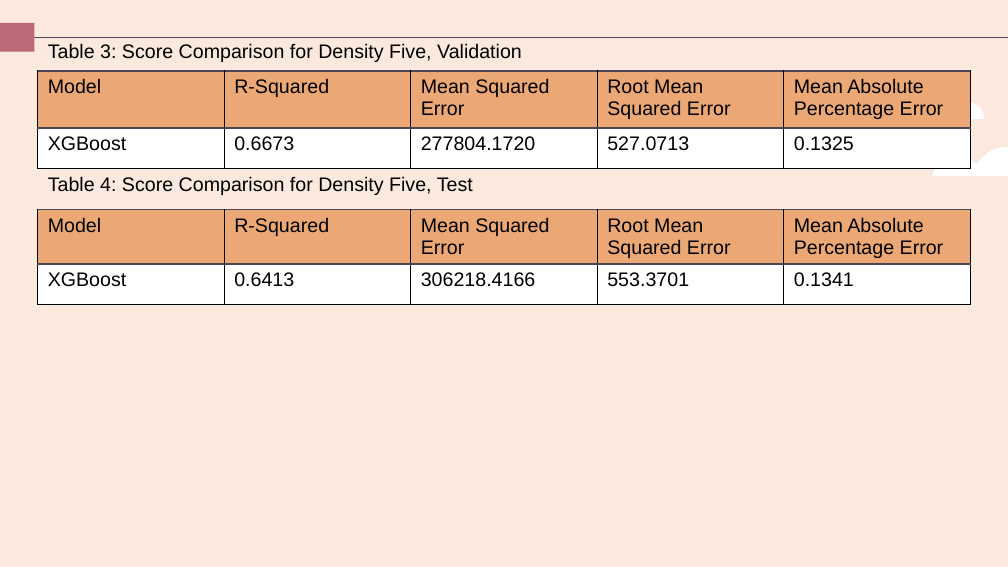
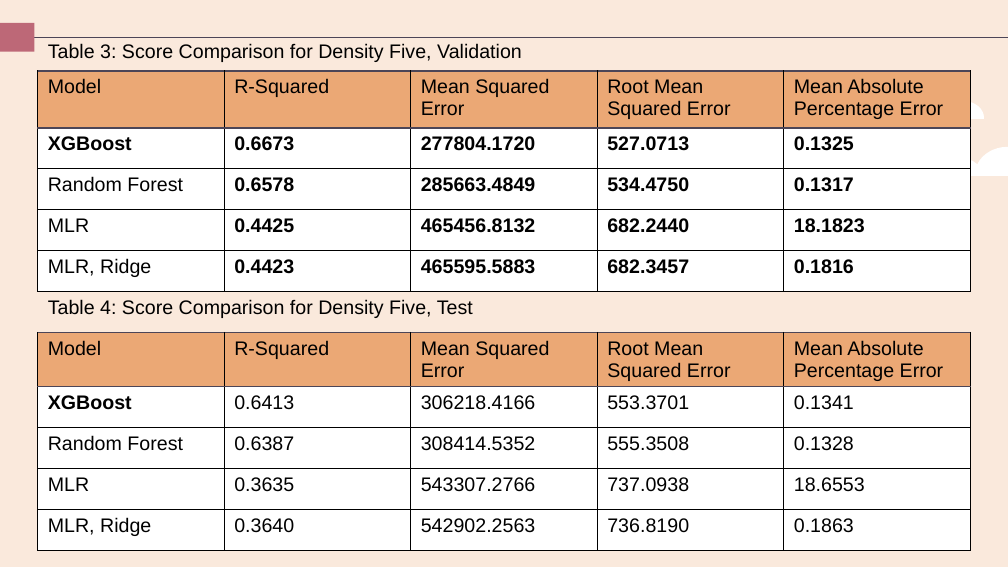
Before and after one commit to dimmediato/Haystacks_Capstone, a slide deck: slide 11 of Haystacks_Project.pptx. Drawn at 1008x567 pixels with LibreOffice and Linux fonts; fonts in the diff are those of the drawing. Boxes give left, top, right and bottom in pixels: in the first picture for what was removed or moved away, otherwise in the second. Text is boxed around its words. In the diff, an @@ line names an element or a change of style, - is before the commit and + after.

```diff
--- a/Haystacks_Project.pptx
+++ b/Haystacks_Project.pptx
@@ table at box(37, 14, 970, 292) @@
+row 4: Random Forest | 0.6578 | 285663.4849 | 534.4750 | 0.1317
+row 5: MLR | 0.4425 | 465456.8132 | 682.2440 | 18.1823
+row 6: MLR, Ridge | 0.4423 | 465595.5883 | 682.3457 | 0.1816
@@ table at box(37, 291, 970, 552) @@
+row 4: Random Forest | 0.6387 | 308414.5352 | 555.3508 | 0.1328
+row 5: MLR | 0.3635 | 543307.2766 | 737.0938 | 18.6553
+row 6: MLR, Ridge | 0.3640 | 542902.2563 | 736.8190 | 0.1863
@@ table: place and size @@
-table at box(37, 169, 970, 308)
+table at box(37, 291, 970, 552)
```
Also in this commit, not shown: 2 other slides changed, 4 slides added, 4 other files.
